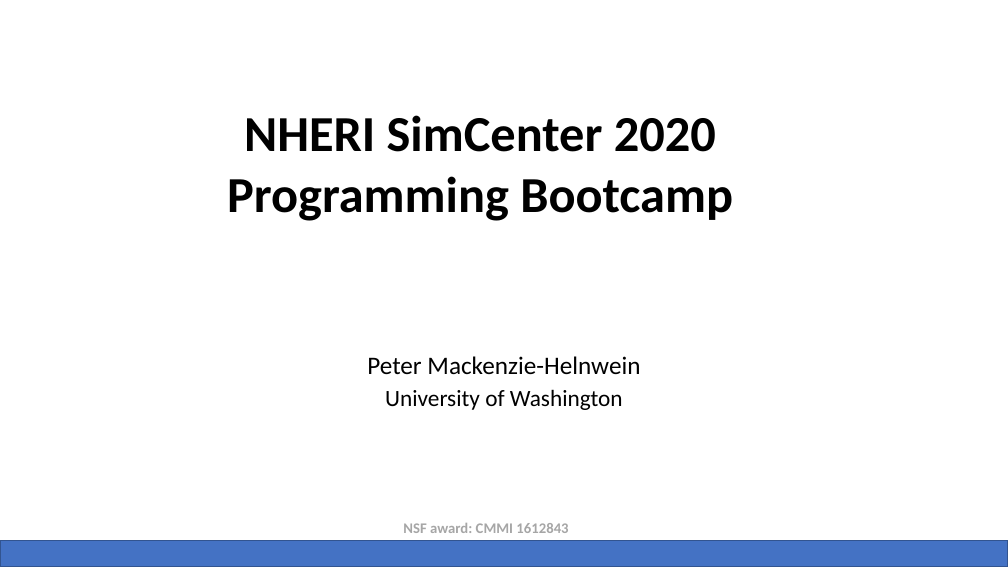
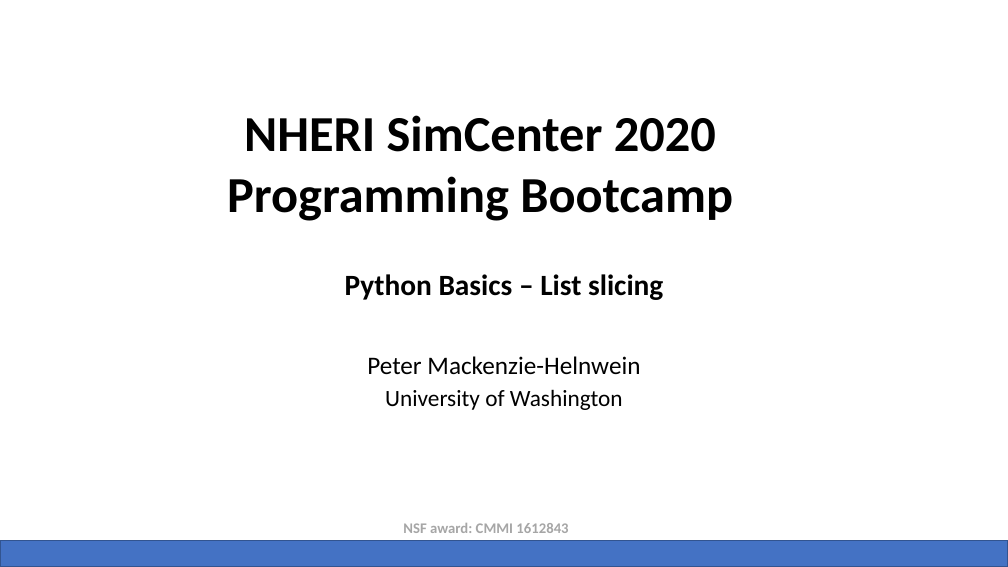
Before and after one commit to NHERI-SimCenter/SimCenterBootcamp2020, a slide deck: slide 17 of presentations/SimCenter Bootcamp Python.pptx (slide 25 before the commit). Drawn at 1008x567 pixels with LibreOffice and Linux fonts; fonts in the diff are those of the drawing; background and template pictures are left out. Boxes give left, top, right and bottom in pixels: in the first picture for what was removed or moved away, otherwise in the second. Text is boxed around its words. In the diff, an @@ line names an element or a change of style, - is before the commit and + after.

```diff
--- a/presentations/SimCenter Bootcamp Python.pptx
+++ b/presentations/SimCenter Bootcamp Python.pptx
@@ subtitle added at (x1=345, y1=274, x2=663, y2=300), 28 pt, text #000000, bold @@
+Python Basics – List slicing
```
Also in this commit, not shown: 14 other slides changed, 9 slides added, 11 other files.
